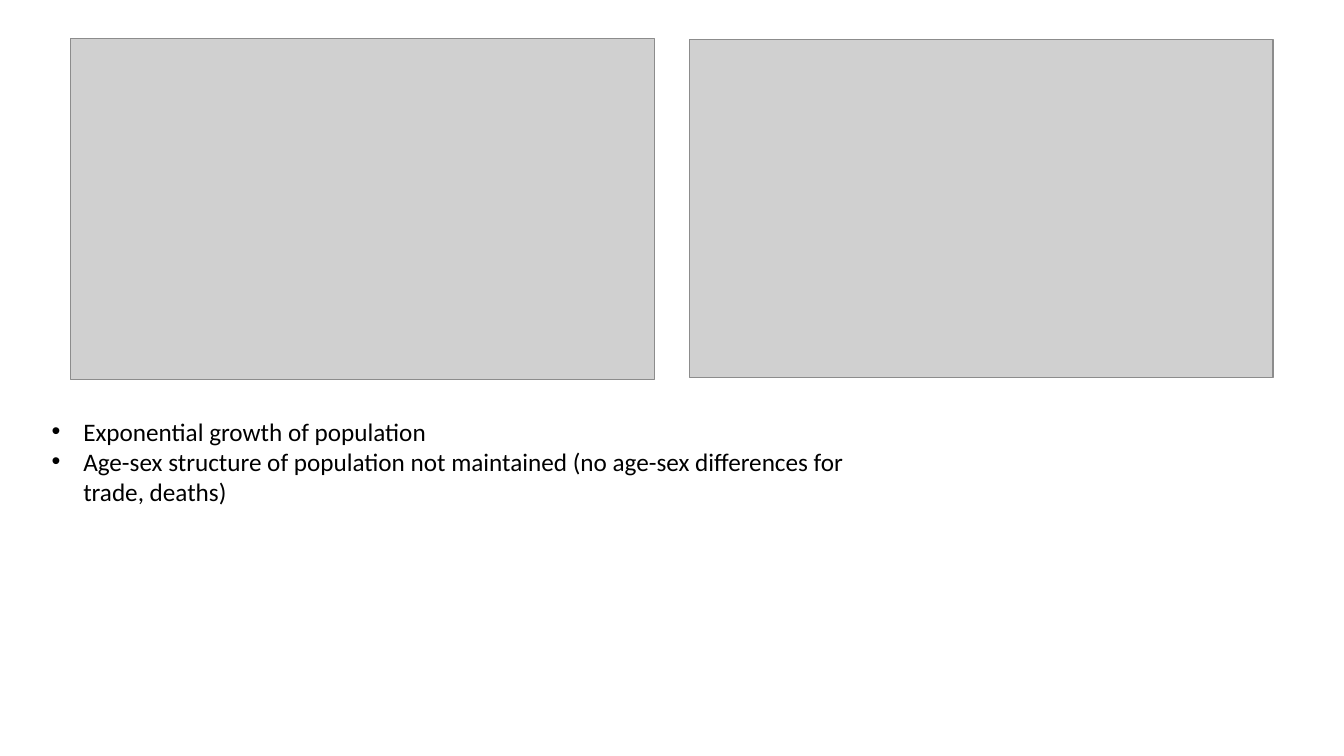
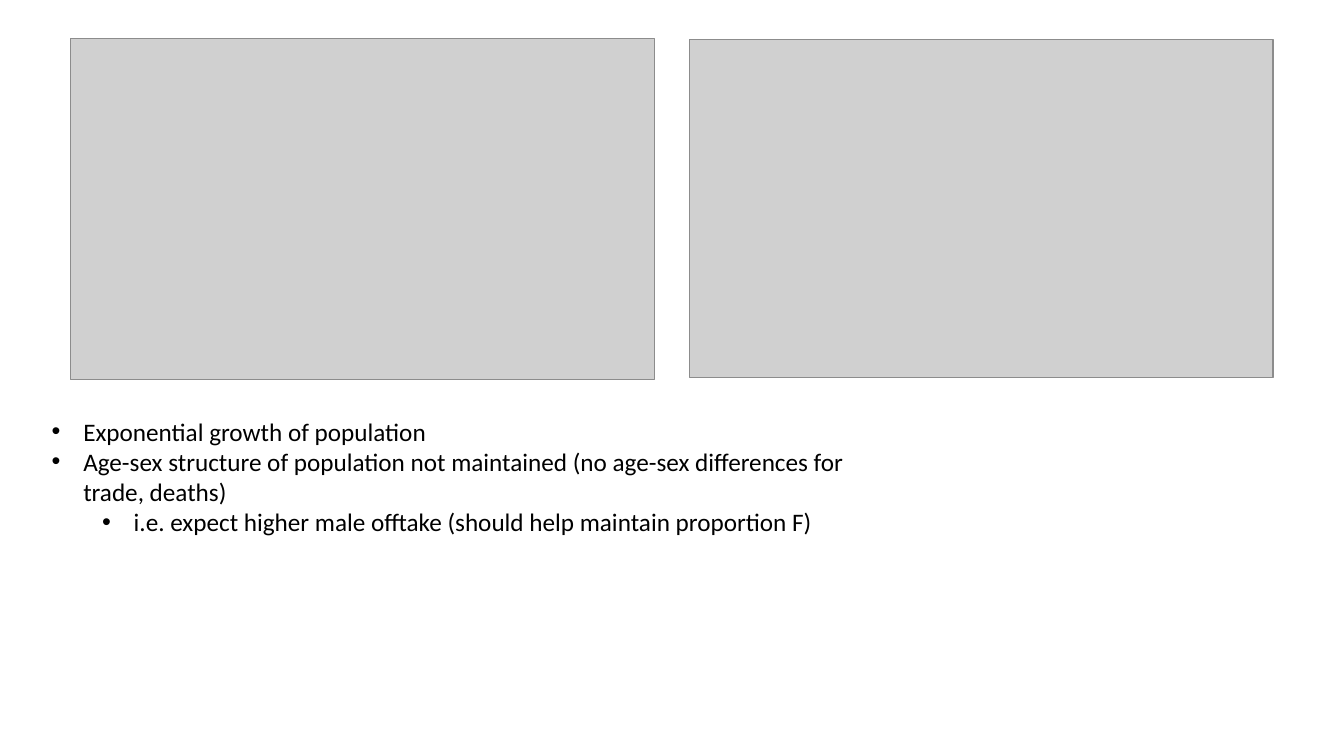
Before and after one commit to BethSavagar/demographic_model_1, a slide deck: slide 4 of results-presentations/model-test-BAOBAB.pptx. Drawn at 1344x756 pixels with LibreOffice and Linux fonts; fonts in the diff are those of the drawing; grey boxes stand for pictures. Boxes give left, top, right and bottom in pixels: in the first picture for what was removed or moved away, otherwise in the second. Text is boxed around its words. In the diff, an @@ line names an element or a change of style, - is before the commit and + after.

```diff
--- a/results-presentations/model-test-BAOBAB.pptx
+++ b/results-presentations/model-test-BAOBAB.pptx
@@ text at box(134, 512, 811, 536): paragraph added @@
+  • i.e. expect higher male offtake (should help maintain proportion F)
```
Also in this commit, not shown: 3 other slides changed, 4 other files.
